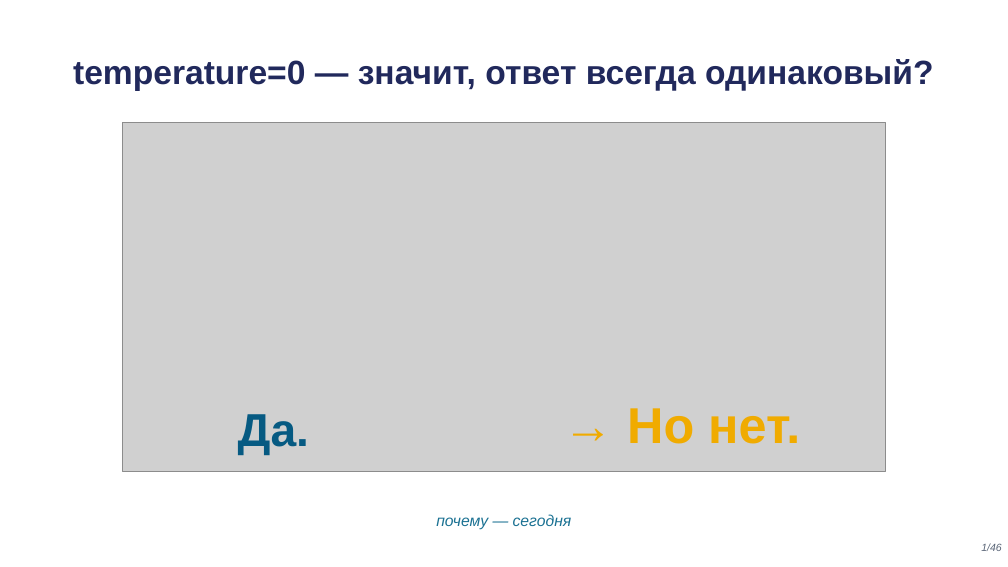
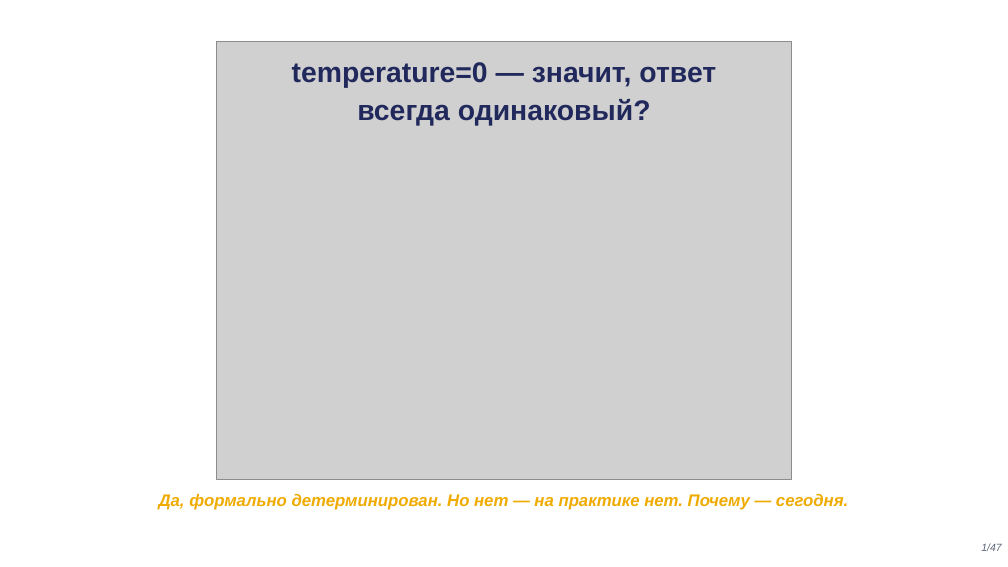
Before and after one commit to tellina-study/AI-usage-lessons, a slide deck: slide 1 of library/lectures/lec-02/rendered/lec-02.pptx. Drawn at 1008x567 pixels with LibreOffice and Linux fonts; fonts in the diff are those of the drawing; grey boxes stand for pictures. Boxes give left, top, right and bottom in pixels: in the first picture for what was removed or moved away, otherwise in the second. Text is boxed around its words. In the diff, an @@ line names an element or a change of style, - is before the commit and + after.

```diff
--- a/library/lectures/lec-02/rendered/lec-02.pptx
+++ b/library/lectures/lec-02/rendered/lec-02.pptx
@@ picture: place and size @@
-picture at <box>123,123,886,472</box>
+picture at <box>217,42,792,479</box>
@@ text "temperature=0 — значит, ответ всегда ...": place and size @@
-text "temperature=0 — значит, ответ всегда ..." at <box>73,59,934,91</box>
+text "temperature=0 — значит, ответ всегда ..." at <box>292,62,716,125</box>
@@ text "temperature=0 — значит, ответ всегда ..." at <box>292,62,716,125</box>: size 32 to 27 pt; line spacing 1.15 to 1.1 @@
@@ text removed at <box>238,414,309,456</box> @@
-Да.
@@ text removed at <box>627,408,800,444</box> @@
-→ Но нет.
@@ text at <box>159,494,848,510</box>: text changed; size 15 to 16 pt; text colour #1C7293 to #F0AB00; bold on @@
-почему — сегодня
+Да, формально детерминирован. Но нет — на практике нет. Почему — сегодня.
@@ text at <box>981,543,1001,551</box>: text changed @@
-1/46
+1/47
```
Also in this commit, not shown: 45 other slides changed, 48 other files.
